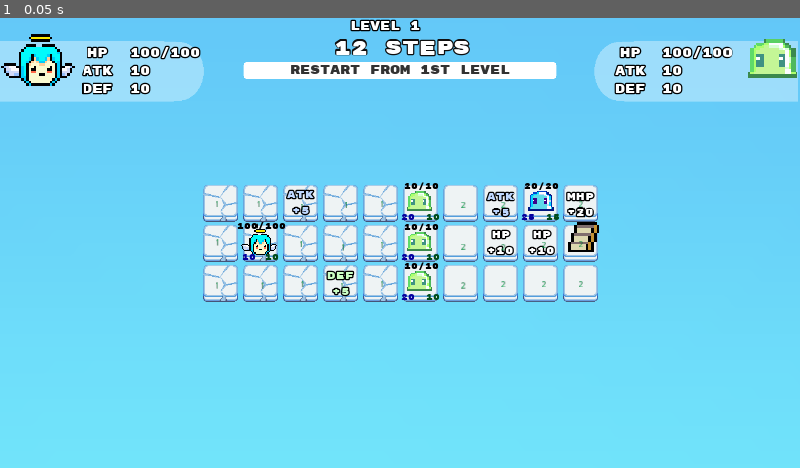
Above: before the commit, frame 1.
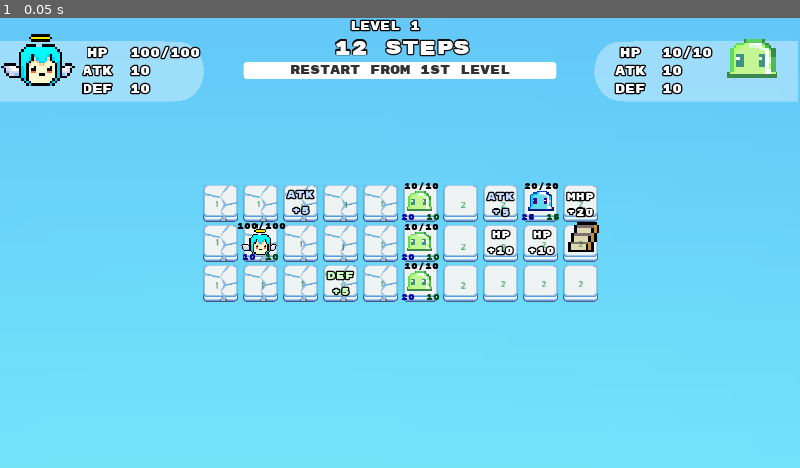
Above: after the commit, the same moment.

Repository: cle-cle-cle/Skys_the_Limit
Game: Godot game, scene res://game/code_source/game.tscn
Same seed, same stepped clock (60 frames per second), same inputs: the game is played once before the commit and once after it.
Inputs:
- Up to frame 1 (0.05 s): no input

The runs differ from the first frame. In frame 1, 0.7% of the frame differs, in the area x 85-100%, y 4-14%.

Commit message:
hover to show enemy stats

Diff:
--- /dev/null
+++ b/game/code_source/UI.gd
@@ -0,0 +1,11 @@
+extends CanvasLayer
+
+
+onready var enemy_stats_h_box = $EnemyStatsHBox
+
+
+func update_enemy_stats_box(enemy):
+	$EnemyStatsHBox/TextureRect.texture = enemy.sprite.texture
+	$EnemyStatsHBox/EnemyStatsVBox/HP.text = String(enemy.health) + "/" + String(enemy.max_health)
+	$EnemyStatsHBox/EnemyStatsVBox/ATK.text = String(enemy.attack)
+	$EnemyStatsHBox/EnemyStatsVBox/DEF.text = String(enemy.defense)
--- a/game/code_source/UI.tscn
+++ b/game/code_source/UI.tscn
@@ -8,6 +8,7 @@
 [ext_resource path="res://game/assets/Rubik_Mono_One/IBMPlexMono-SemiBold.ttf" type="DynamicFontData" id=6]
 [ext_resource path="res://game/assets/UI/stats_panel.png" type="Texture" id=7]
 [ext_resource path="res://game/assets/slime_green.png" type="Texture" id=8]
+[ext_resource path="res://game/code_source/UI.gd" type="Script" id=9]
 
 [sub_resource type="DynamicFont" id=6]
 size = 20
@@ -118,6 +119,7 @@
 }
 
 [node name="UI" type="CanvasLayer"]
+script = ExtResource( 9 )
 
 [node name="LevelLabel" type="Label" parent="."]
 anchor_left = 0.5
@@ -350,33 +352,32 @@
 rect_min_size = Vector2( 20, 40 )
 custom_styles/panel = SubResource( 5 )
 
-[node name="PlayerStatsVBox" type="VBoxContainer" parent="EnemyStatsHBox"]
+[node name="EnemyStatsVBox" type="VBoxContainer" parent="EnemyStatsHBox"]
 margin_left = 79.0
 margin_right = 164.0
 margin_bottom = 300.0
-script = ExtResource( 2 )
-
-[node name="Spacer" type="Panel" parent="EnemyStatsHBox/PlayerStatsVBox"]
+
+[node name="Spacer" type="Panel" parent="EnemyStatsHBox/EnemyStatsVBox"]
 margin_right = 85.0
 margin_bottom = 40.0
 rect_min_size = Vector2( 0, 40 )
 custom_styles/panel = SubResource( 5 )
 
-[node name="HP" type="Label" parent="EnemyStatsHBox/PlayerStatsVBox"]
+[node name="HP" type="Label" parent="EnemyStatsHBox/EnemyStatsVBox"]
 margin_top = 44.0
 margin_right = 85.0
 margin_bottom = 70.0
 custom_fonts/font = SubResource( 6 )
 text = "10/10"
 
-[node name="ATK" type="Label" parent="EnemyStatsHBox/PlayerStatsVBox"]
+[node name="ATK" type="Label" parent="EnemyStatsHBox/EnemyStatsVBox"]
 margin_top = 74.0
 margin_right = 85.0
 margin_bottom = 100.0
 custom_fonts/font = SubResource( 6 )
 text = "10"
 
-[node name="DEF" type="Label" parent="EnemyStatsHBox/PlayerStatsVBox"]
+[node name="DEF" type="Label" parent="EnemyStatsHBox/EnemyStatsVBox"]
 margin_top = 104.0
 margin_right = 85.0
 margin_bottom = 130.0
--- a/game/code_source/enemy.gd
+++ b/game/code_source/enemy.gd
@@ -5,8 +5,12 @@
 onready var def_label = $DEFLabel
 
 onready var sprite = $Sprite
+onready var area_2d = $Area2D
 
 
+
+
+signal mouse_entered_enemy
 
 var health = 1
 var max_health = 1
@@ -28,6 +32,9 @@
 	initialize_sprite()
 	initialize_stats()
 	update_labels()
+
+func _on_mouse_entered_enemy():
+	print("hi")
 
 
 # Called every frame. 'delta' is the elapsed time since the previous frame.
@@ -70,3 +77,9 @@
 	hp_label.text = String(health) + "/" + String(max_health)
 	atk_label.text = String(attack)
 	def_label.text = String(defense)
+
+
+
+
+func _on_Area2D_mouse_entered():
+	emit_signal("mouse_entered_enemy")
--- a/game/code_source/enemy.tscn
+++ b/game/code_source/enemy.tscn
@@ -15,6 +15,9 @@
 [sub_resource type="DynamicFont" id=9]
 size = 14
 font_data = ExtResource( 2 )
+
+[sub_resource type="RectangleShape2D" id=10]
+extents = Vector2( 19.5, 15 )
 
 [node name="Enemy" type="Node2D"]
 position = Vector2( 673, 352 )
@@ -56,3 +59,11 @@
 text = "xxx"
 align = 1
 valign = 1
+
+[node name="Area2D" type="Area2D" parent="."]
+
+[node name="CollisionShape2D" type="CollisionShape2D" parent="Area2D"]
+position = Vector2( -2.5, 0 )
+shape = SubResource( 10 )
+
+[connection signal="mouse_entered" from="Area2D" to="." method="_on_Area2D_mouse_entered"]
--- a/game/code_source/grid/grid.gd
+++ b/game/code_source/grid/grid.gd
@@ -4,6 +4,7 @@
 
 signal entered_stair
 
+onready var level = $".."
 onready var actor = $Actor
 onready var collapse_order = $CollapseOrder
 onready var collapse_sprite_container = $CollapseSpriteContainer
@@ -17,11 +18,17 @@
 	mark_collapsing_cell(0)
 
 
+
 # Map all pawn child nodes to tile grid
 func mark_pawns():
 	for child in get_children():
 		if "type" in child:
 			set_cellv(world_to_map(child.position), child.type)
+			if child is Enemy:
+				child.connect("mouse_entered_enemy", level, "_on_mouse_entered_enemy", [child])
+
+
+
 
 
 # Mark collapsing cells of this turn, those cells will collpase before the next turn
--- a/game/code_source/level.gd
+++ b/game/code_source/level.gd
@@ -19,6 +19,7 @@
 
 
 # UI
+onready var ui = $UI
 onready var level_label = $UI/LevelLabel
 onready var turn_label = $UI/TurnLabel
 #onready var restart_level_button = $CanvasLayer/RestartLevelButton
@@ -250,3 +251,8 @@
 		if event.get_scancode() == KEY_ENTER or event.get_scancode() == KEY_SPACE:
 #			current_tween.set_speed_scale(10)
 			emit_signal("next_clicked")
+
+
+func _on_mouse_entered_enemy(enemy):
+
+	ui.update_enemy_stats_box(enemy)
--- a/game/code_source/levels/Level_0.tscn
+++ b/game/code_source/levels/Level_0.tscn
@@ -6,6 +6,7 @@
 [ext_resource path="res://game/code_source/UI.tscn" type="PackedScene" id=4]
 [ext_resource path="res://game/code_source/grid/grid.gd" type="Script" id=5]
 [ext_resource path="res://game/code_source/level.gd" type="Script" id=6]
+[ext_resource path="res://game/assets/UI/selector.png" type="Texture" id=7]
 [ext_resource path="res://game/sounds/click.wav" type="AudioStream" id=8]
 [ext_resource path="res://game/assets/backgrounds/bg_1.png" type="Texture" id=9]
 [ext_resource path="res://game/sounds/hitHurt.wav" type="AudioStream" id=10]
@@ -15,6 +16,14 @@
 [ext_resource path="res://game/code_source/stair.gd" type="Script" id=16]
 [ext_resource path="res://game/assets/grid/grid_tileset.tres" type="TileSet" id=17]
 
+[sub_resource type="SpriteFrames" id=1]
+animations = [ {
+"frames": [ ExtResource( 7 ) ],
+"loop": true,
+"name": "default",
+"speed": 5.0
+} ]
+
 [node name="Level_0" type="Node"]
 script = ExtResource( 6 )
 
@@ -23,6 +32,7 @@
 margin_top = -353.0
 margin_right = 1605.0
 margin_bottom = 1183.0
+mouse_filter = 2
 texture = ExtResource( 9 )
 
 [node name="Camera2D" type="Camera2D" parent="."]
@@ -343,6 +353,13 @@
 
 [node name="UI" parent="." instance=ExtResource( 4 )]
 
+[node name="Area2D" type="Area2D" parent="."]
+visible = false
+
+[node name="AnimatedSprite" type="AnimatedSprite" parent="Area2D"]
+position = Vector2( 669, 288 )
+frames = SubResource( 1 )
+
 [node name="AudioHit" type="AudioStreamPlayer2D" parent="."]
 stream = ExtResource( 10 )
 
--- a/game/code_source/pawns/pawn.gd
+++ b/game/code_source/pawns/pawn.gd
@@ -1,4 +1,5 @@
 class_name Pawn extends Node2D
+
 
 enum CELL_TYPES{ ACTOR, UPGRADE, GROUND, ENEMY, STAIR, COLLAPSE }
 export(CELL_TYPES) var type = CELL_TYPES.ACTOR
Binary file added: game/assets/UI/selector.png
Not shown, added: game/assets/UI/selector.png.import
Not shown: 1 places in game/code_source/UI.tscn that only renumber resources
Not shown: 1 places in game/code_source/enemy.tscn that only renumber resources
Not shown: 1 places in game/code_source/levels/Level_0.tscn that only renumber resources
